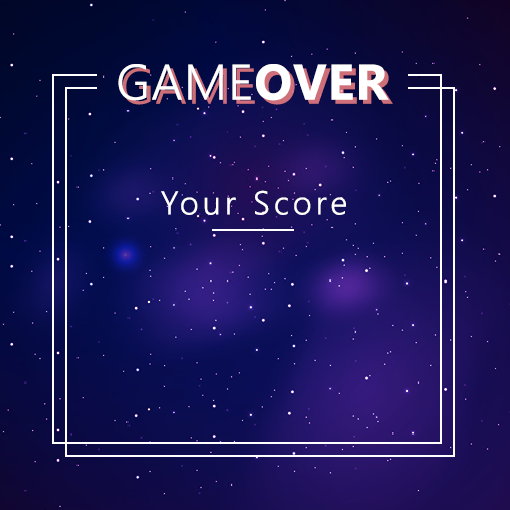
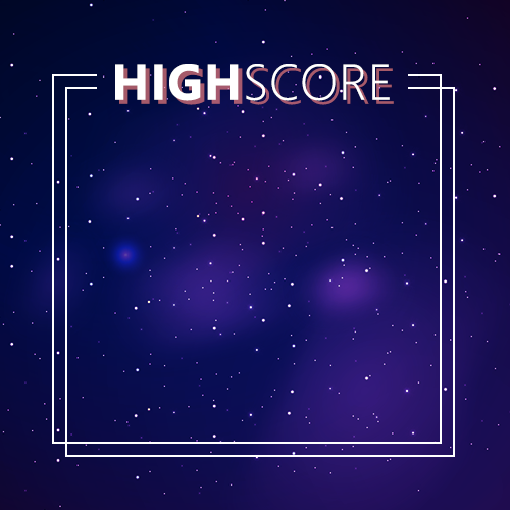
Before/after of a w=510, h=510 layered artwork. What changed in the layer stack:
hid group "gameover" (4 layers) over [118, 64, 393, 231]
showed group "highscore" (2 layers) over [115, 64, 394, 105]
